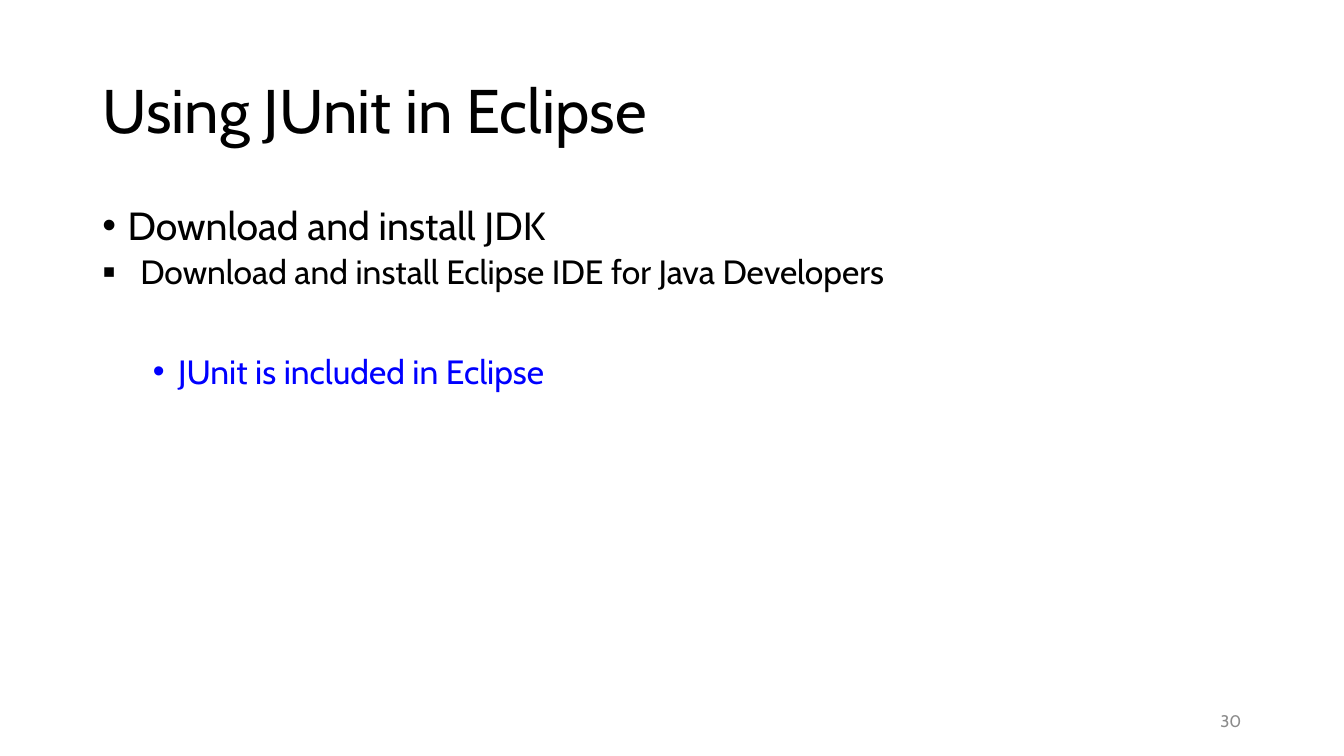
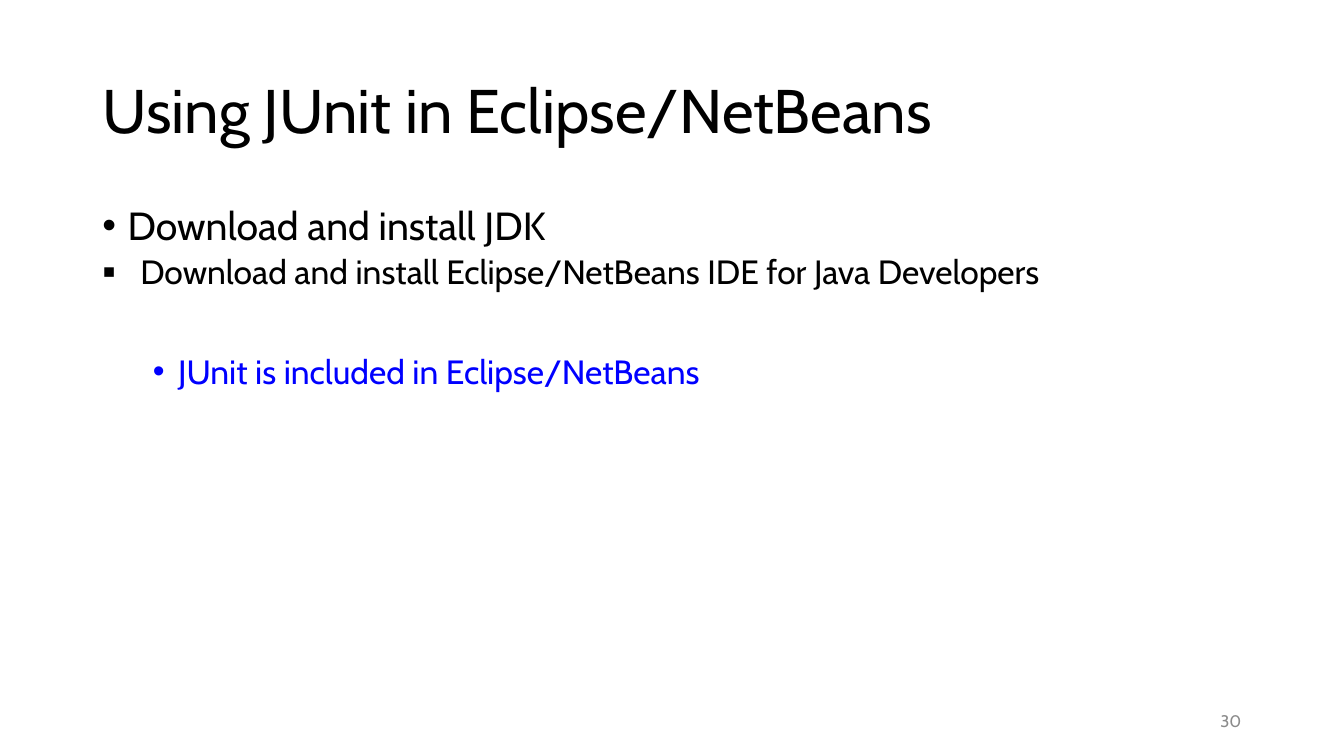
Before and after one commit to malenezi/malenezi, a slide deck: slide 30 of SE401/Lectures/5-Unit Testing and Junit/Unit Testing and JUnit.pptx. Drawn at 1344x756 pixels with LibreOffice and Linux fonts; fonts in the diff are those of the drawing. Boxes give left, top, right and bottom in pixels: in the first picture for what was removed or moved away, otherwise in the second. Text is boxed around its words. In the diff, an @@ line names an element or a change of style, - is before the commit and + after.

```diff
--- a/SE401/Lectures/5-Unit Testing and Junit/Unit Testing and JUnit.pptx
+++ b/SE401/Lectures/5-Unit Testing and Junit/Unit Testing and JUnit.pptx
@@ title at [102, 86, 932, 147]: text changed @@
-Using JUnit in Eclipse
+Using JUnit in Eclipse/NetBeans
@@ text at [140, 258, 1040, 392]: text changed @@
-  ▪ Download and install Eclipse IDE for Java Developers
-  • JUnit is included in Eclipse
+  ▪ Download and install Eclipse/NetBeans IDE for Java Developers
+  • JUnit is included in Eclipse/NetBeans
```
Also in this commit, not shown: 3 other slides changed, 1 other file.
